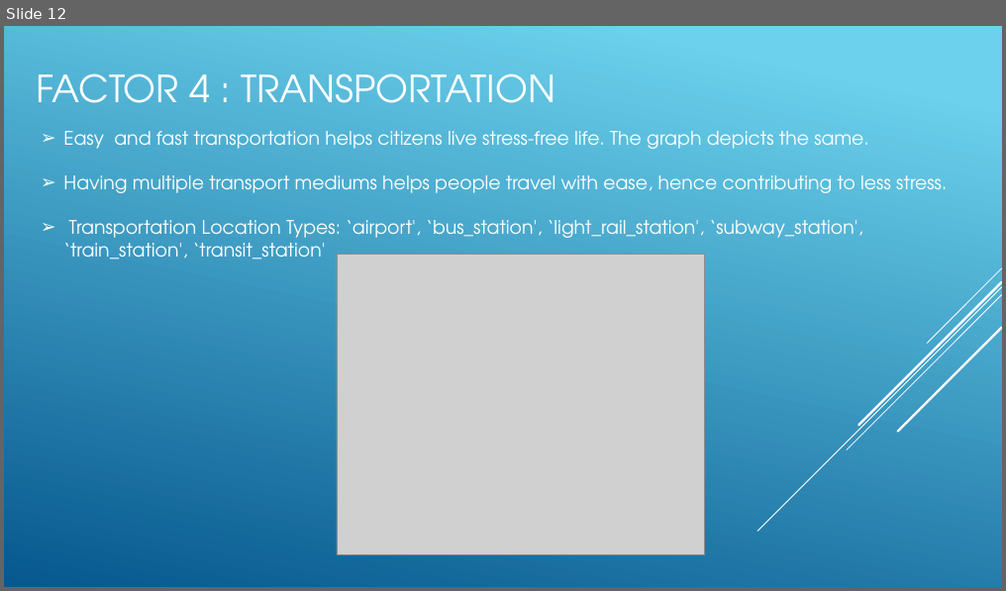
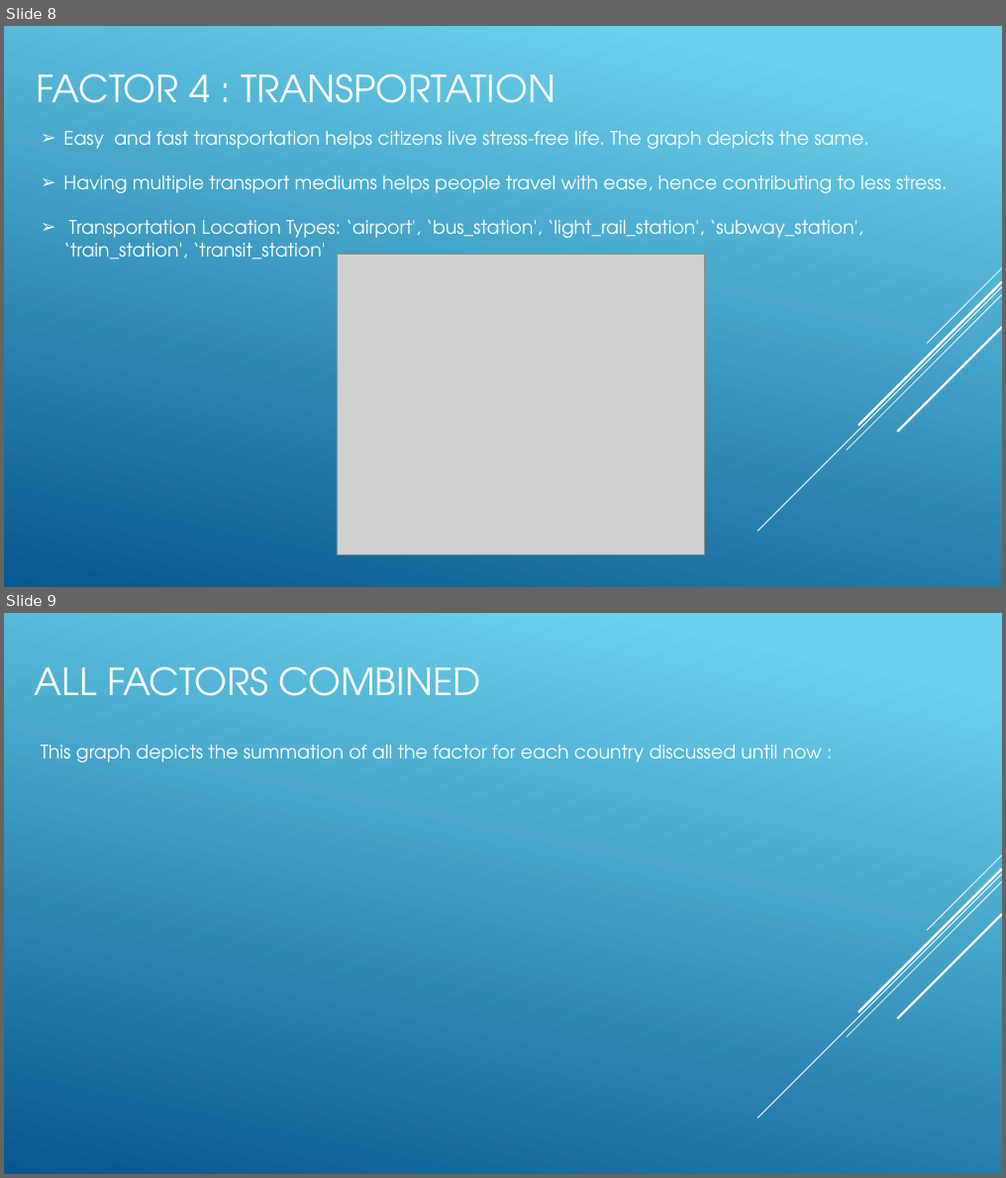
Before and after one commit to jamalabdi100/project1-1, a slide deck: Project - Happiness Equation.pptx. Shown one above the other, each under a label of ours: slide 12 before the commit, slides 8 and 9 after it. The pictures are 1006x591 and 1006x1178 pixels, drawn with LibreOffice and Linux fonts; fonts in the diff are those of the drawing; grey boxes stand for pictures. Boxes give left, top, right and bottom in pixels: in the first picture for what was removed or moved away, otherwise in the second. Text is boxed around its words. In the diff, an @@ line names an element or a change of style, - is before the commit and + after.

```diff
--- a/Project - Happiness Equation.pptx
+++ b/Project - Happiness Equation.pptx
@@ slide 9 added at (4,613,1002,1174), background gradient #6ED2EB to #06588E; not listed: 5 template elements that a slide beside it also shows @@
@@ title added at (35,666,480,696), 36 pt, text #FFFFFF @@
+ALL FACTORS COMBINED
@@ text added at (41,745,822,762), 18 pt, text #FFFFFF @@
+This graph depicts the summation of all the factor for each country discussed until now :
@@ what was slide 12 is now slide 8 @@
```
Also in this commit, not shown: 4 slides changed, 2 slides removed.
